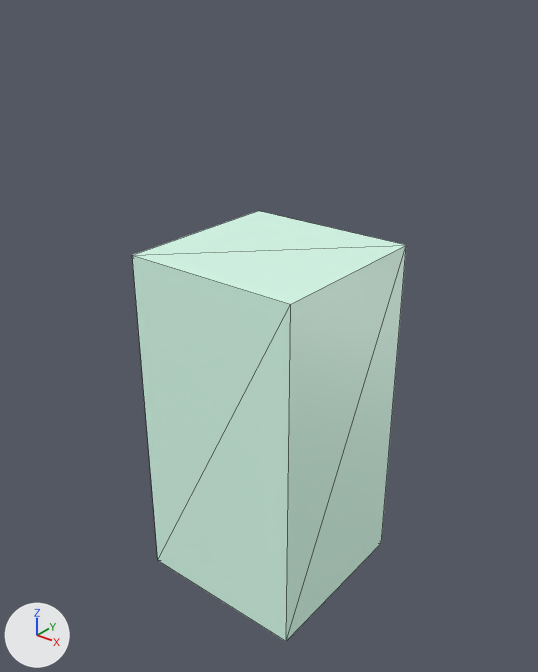
Two versions of the glTF model assets/obstacles/pillar_small.glb, one commit apart.
The view is the same before and after, from a 50 mm lens placed at (3.73, -3.17, 4.42), pointed at (0.66, 0.67, 2.04). Lighting does not change. The marker at lower left points along +X, +Y and +Z. The picture after the commit comes second. Mesh edges are drawn as thin lines. Where no turn or scale is listed for an object, it has been applied to the vertices. Vertices at exactly the same position are counted once.

Objects in the first picture: 'PillarSmall_Pillar-convcol'.
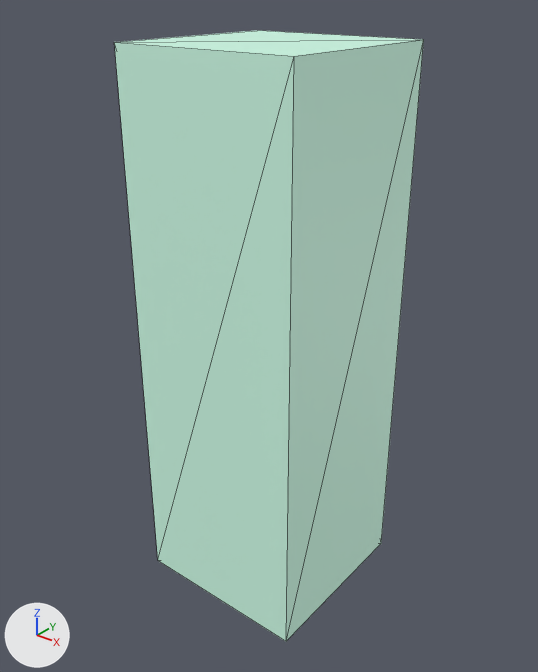
Where the newer file only moved an object's origin or applied its transform, the numbers keep the older frame.

What changed in the scene script:
```text
Change mat_obstaclemint:
    mat_obstaclemint.roughness: 0.4 -> 0.55
Change me_pillarsmall_pillar_convcol:
    used by ob_pillarsmall_pillar_convcol; location = (0.675, 0.675, 0.0)
    remove me_pillarsmall_pillar_convcol.from_pydata(...)  # 8 vertices, 12 faces; spans x -0.68..0.68, y -0.68..0.68, z 0.0..2.7
    add me_pillarsmall_pillar_convcol.from_pydata(...)  # 8 vertices, 12 faces; spans x -0.67..0.68, y -0.68..0.67, z 0.0..4.05
    me_pillarsmall_pillar_convcol part 1: the whole mesh is scaled about the mesh origin by (1, 1, 1.5)
```

Location of each change, [x1, y1, x2, y2] in pixels of the pictures (538 x 672 px):
'PillarSmall_Pillar-convcol', rescaled (13% wider, 42% taller)
    before: [132, 211, 406, 641]
    after: [114, 30, 424, 641]
